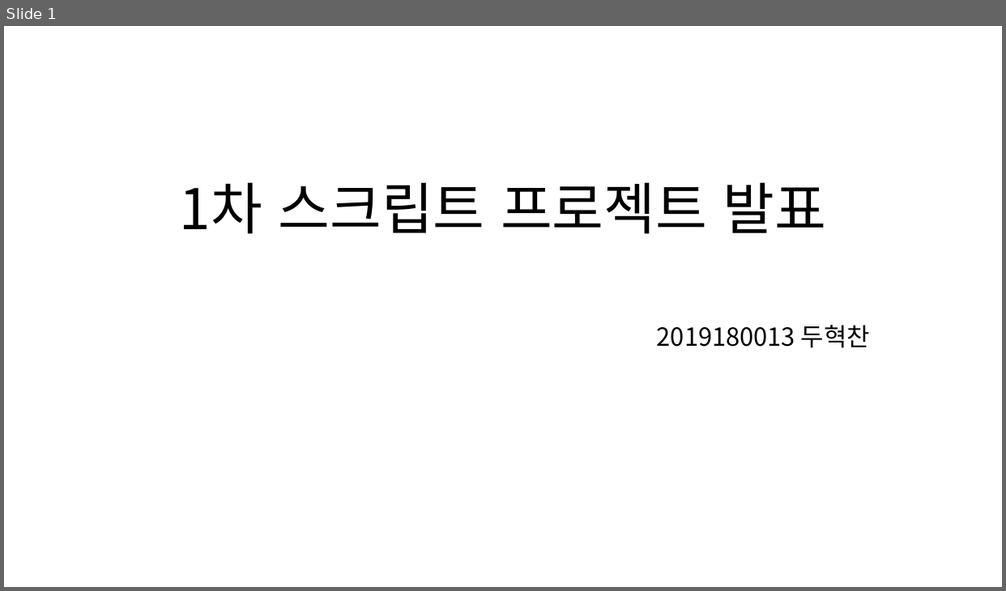
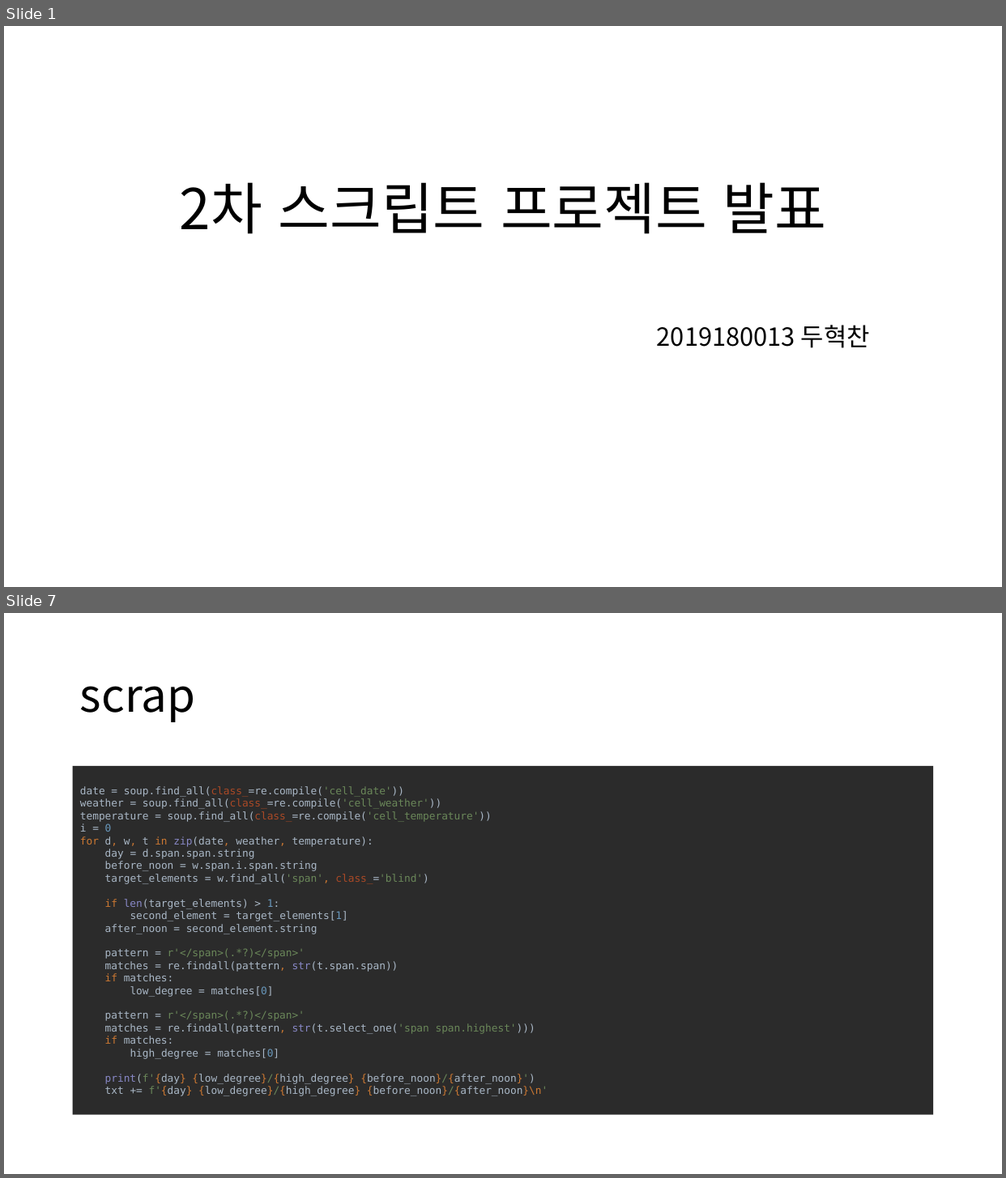
Before and after one commit to dhc518/Script2023, a slide deck: project/music_player/스크립트 프로젝트 발표자료.pptx. Shown one above the other, each under a label of ours: slide 1 before the commit, slides 1 and 7 after it; the slides between them are not shown. The pictures are 1006x591 and 1006x1178 pixels, drawn with LibreOffice and Linux fonts; fonts in the diff are those of the drawing. Boxes give left, top, right and bottom in pixels: in the first picture for what was removed or moved away, otherwise in the second. Text is boxed around its words. In the diff, an @@ line names an element or a change of style, - is before the commit and + after.

```diff
--- a/project/music_player/스크립트 프로젝트 발표자료.pptx
+++ b/project/music_player/스크립트 프로젝트 발표자료.pptx
@@ slide 7 added at (4,613,1002,1174), background #FFFFFF @@
@@ title added at (80,686,195,722), 44 pt, text #000000 @@
+scrap
@@ text added at (73,763,934,1119), fill #2B2B2B, 10 pt, text #A9B7C6 @@
+date = soup.find_all(class_=re.compile('cell_date'))
+weather = soup.find_all(class_=re.compile('cell_weather'))
+temperature = soup.find_all(class_=re.compile('cell_temperature'))
+i = 0
+for d, w, t in zip(date, weather, temperature):
+day = d.span.span.string
+before_noon = w.span.i.span.string
+target_elements = w.find_all('span', class_='blind')
+if len(target_elements) > 1:
+second_element = target_elements[1]
+after_noon = second_element.string
+pattern = r'</span>(.*?)</span>'
+matches = re.findall(pattern, str(t.span.span))
+if matches:
+low_degree = matches[0]
+pattern = r'</span>(.*?)</span>'
+matches = re.findall(pattern, str(t.select_one('span span.highest')))
+if matches:
+high_degree = matches[0]
+print(f'{day} {low_degree}/{high_degree} {before_noon}/{after_noon}')
+txt += f'{day} {low_degree}/{high_degree} {before_noon}/{after_noon}\n'
@@ slide 1 changed as well @@
@@ title at (180,182,826,234): text changed @@
-1차 스크립트 프로젝트 발표
+2차 스크립트 프로젝트 발표
```
Also in this commit, not shown: 2 other slides changed, 3 other slides added, 4 slides removed, 9 other files.
